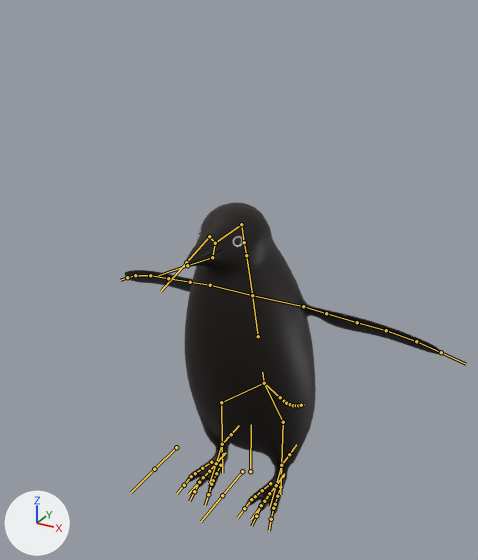
An edit to the FBX model Assets/Prefabs/Penguin/Manchot.fbx, drawn before and after from the same camera.
Both versions are drawn from a camera (50 mm lens) standing at (0.6, -1.15, 1.079) and looking at (0.022, -0.099, 0.553). The lights are fixed; the arrows at lower left show +X, +Y and +Z. The bones that bend it are drawn over the model as lines.

Names of what the first picture shows: 'manchot', 'yeux_manchot'.
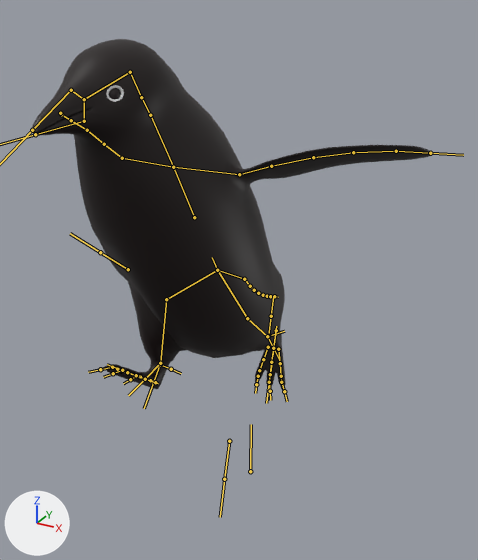
The newer file adds an action. The first version stands in its rest pose; the second is drawn at frame 133 of the action 'armature_manchot|crevasse'.

Changed parts and their boxes [x1, y1, x2, y2] in the pictures (478 x 560 px):
'manchot', posed (26% wider, 11% taller): before [124, 202, 442, 520]; after [31, 39, 432, 392]
'yeux_manchot', posed: before [199, 233, 241, 245]; after [109, 88, 121, 100]
bone 'Spine.001', root to tip: before (264, 383) to (262, 372); after (217, 270) to (212, 257)
bone 'Spine.002', root to tip: before (258, 336) to (252, 295); after (194, 217) to (173, 167)
bone 'Head', root to tip: before (241, 224) to (215, 243); after (130, 72) to (84, 99)
bone 'Wing.001.L', root to tip: before (303, 306) to (326, 313); after (239, 174) to (271, 166)
bone 'Wing.002.L', root to tip: before (326, 313) to (357, 322); after (271, 166) to (313, 157)
bone 'Wing.003.L', root to tip: before (357, 322) to (386, 330); after (313, 157) to (353, 152)
bone 'Wing.001.R', root to tip: before (210, 285) to (190, 282); after (122, 158) to (104, 144)
bone 'Wing.002.R', root to tip: before (190, 282) to (168, 278); after (104, 144) to (87, 130)
bone 'Wing.003.R', root to tip: before (168, 278) to (150, 275); after (87, 130) to (71, 120)
bone 'Tail.001', root to tip: before (264, 383) to (280, 397); after (217, 270) to (244, 279)
bone 'Tail.002', root to tip: before (280, 397) to (284, 401); after (244, 279) to (250, 286)
bone 'Femur.L', root to tip: before (264, 383) to (283, 422); after (217, 270) to (247, 318)
bone 'Tibia.L', root to tip: before (283, 422) to (281, 465); after (247, 318) to (267, 336)
bone 'Foot.L', root to tip: before (281, 465) to (276, 485); after (267, 336) to (273, 348)
bone 'Femur.R', root to tip: before (264, 383) to (221, 402); after (217, 270) to (166, 299)
bone 'Tibia.R', root to tip: before (221, 402) to (222, 444); after (166, 299) to (160, 363)
bone 'Foot.R', root to tip: before (222, 444) to (216, 463); after (160, 363) to (145, 379)

The edits, one by one:
Bone 'Spine.001' (bone_spine_001) moves from (0.0, 0.0, 0.0) to (0.0, 0.411, 0.115).
Bone 'Spine.001' (bone_spine_001) turns from (0, 0, 0) to (17, 0, 0) degrees about its own x, y and z.
Bone 'Spine.002' (bone_spine_002) turns from (0, 0, 0) to (-1, 0, 0) degrees about its own x, y and z.
Bone 'Head' (bone_head) turns from (0, 0, 0) to (-5, 0, 0) degrees about its own x, y and z.
Bone 'Wing.001.L' (bone_wing_001_l) turns from (0, 0, 0) to (-28, 1, -4) degrees about its own x, y and z.
Bone 'Wing.002.L' (bone_wing_002_l) turns from (0, 0, 0) to (5, 0, 0) degrees about its own x, y and z.
Bone 'Wing.003.L' (bone_wing_003_l) turns from (0, 0, 0) to (5, 0, 0) degrees about its own x, y and z.
Bone 'Wing.001.R' (bone_wing_001_r) turns from (0, 0, 0) to (-28, -1, 4) degrees about its own x, y and z.
Bone 'Wing.002.R' (bone_wing_002_r) turns from (0, 0, 0) to (5, 0, 0) degrees about its own x, y and z.
Bone 'Wing.003.R' (bone_wing_003_r) turns from (0, 0, 0) to (5, 0, 0) degrees about its own x, y and z.
Bone 'Tail.001' (bone_tail_001) turns from (0, 0, 0) to (0, 0, 2) degrees about its own x, y and z.
Bone 'Tail.002' (bone_tail_002) turns from (0, 0, 0) to (-16, 0, -2) degrees about its own x, y and z.
Bone 'Femur.L' (bone_femur_l) turns from (0, 0, 0) to (-38, 24, -3) degrees about its own x, y and z.
Bone 'Tibia.L' (bone_tibia_l) turns from (0, 0, 0) to (10, -1, 13) degrees about its own x, y and z.
Bone 'Foot.L' (bone_foot_l) turns from (0, 0, 0) to (-25, -7, 6) degrees about its own x, y and z.
Bone 'Femur.R' (bone_femur_r) turns from (0, 0, 0) to (10, 30, 16) degrees about its own x, y and z.
Bone 'Tibia.R' (bone_tibia_r) turns from (0, 0, 0) to (8, 1, -10) degrees about its own x, y and z.
Bone 'Foot.R' (bone_foot_r) turns from (0, 0, 0) to (19, -6, -1) degrees about its own x, y and z.
